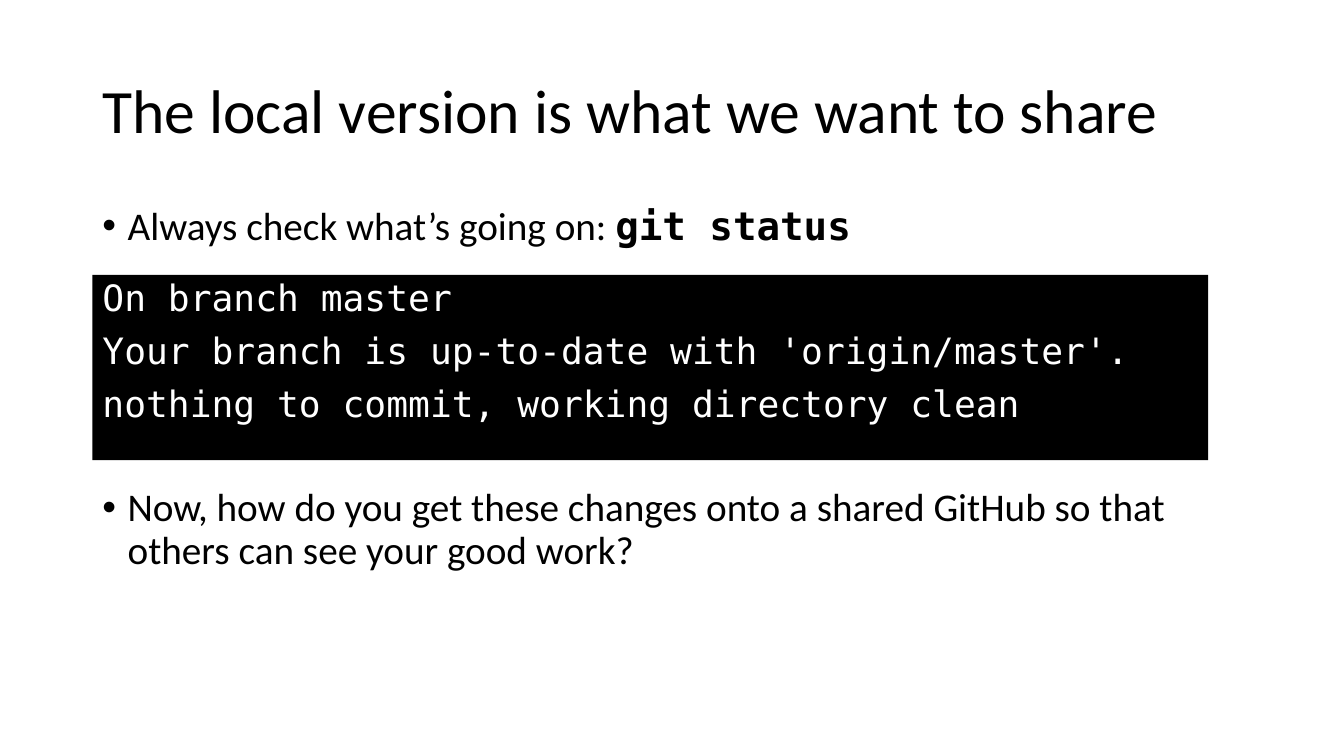
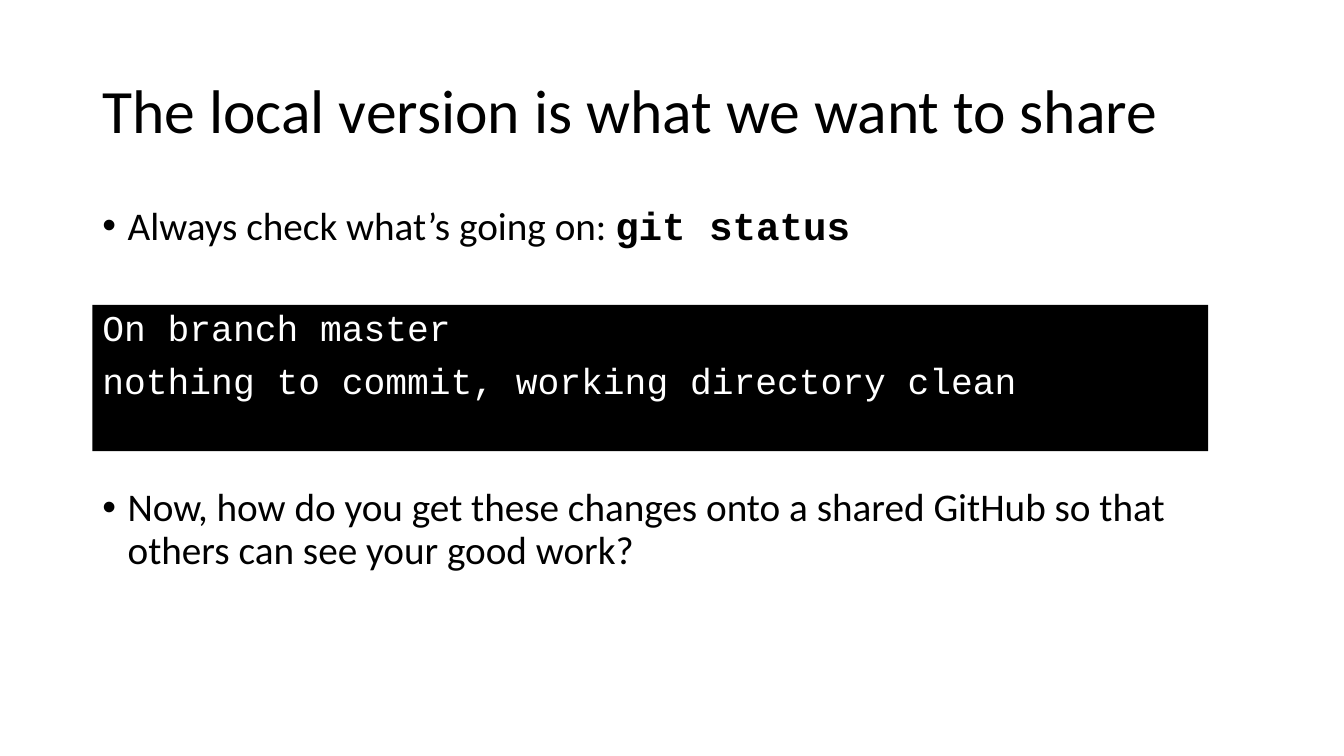
Before and after one commit to jojokarlin/Git_DRI_Jan_2017, a slide deck: slide 23 of GitPres.pptx (slide 25 before the commit). Drawn at 1344x756 pixels with LibreOffice and Linux fonts; fonts in the diff are those of the drawing. Boxes give left, top, right and bottom in pixels: in the first picture for what was removed or moved away, otherwise in the second. Text is boxed around its words. In the diff, an @@ line names an element or a change of style, - is before the commit and + after.

```diff
--- a/GitPres.pptx
+++ b/GitPres.pptx
@@ text "Always check what’s going on: ..." at (128, 212, 1164, 571): font DejaVu Sans Mono to Courier New in "git status"; less space between paragraphs @@
@@ rectangle "On branch master": place and size @@
-rectangle "On branch master" at (93, 275, 1209, 461)
+rectangle "On branch master" at (93, 306, 1209, 452)
@@ rectangle "On branch master" at (93, 306, 1209, 452): font DejaVu Sans Mono to Courier New; less space between paragraphs @@
@@ text in rectangle at (102, 336, 1128, 372): paragraph removed @@
-Your branch is up-to-date with 'origin/master'.
```
Also in this commit, not shown: 27 other slides changed, 2 slides removed.
